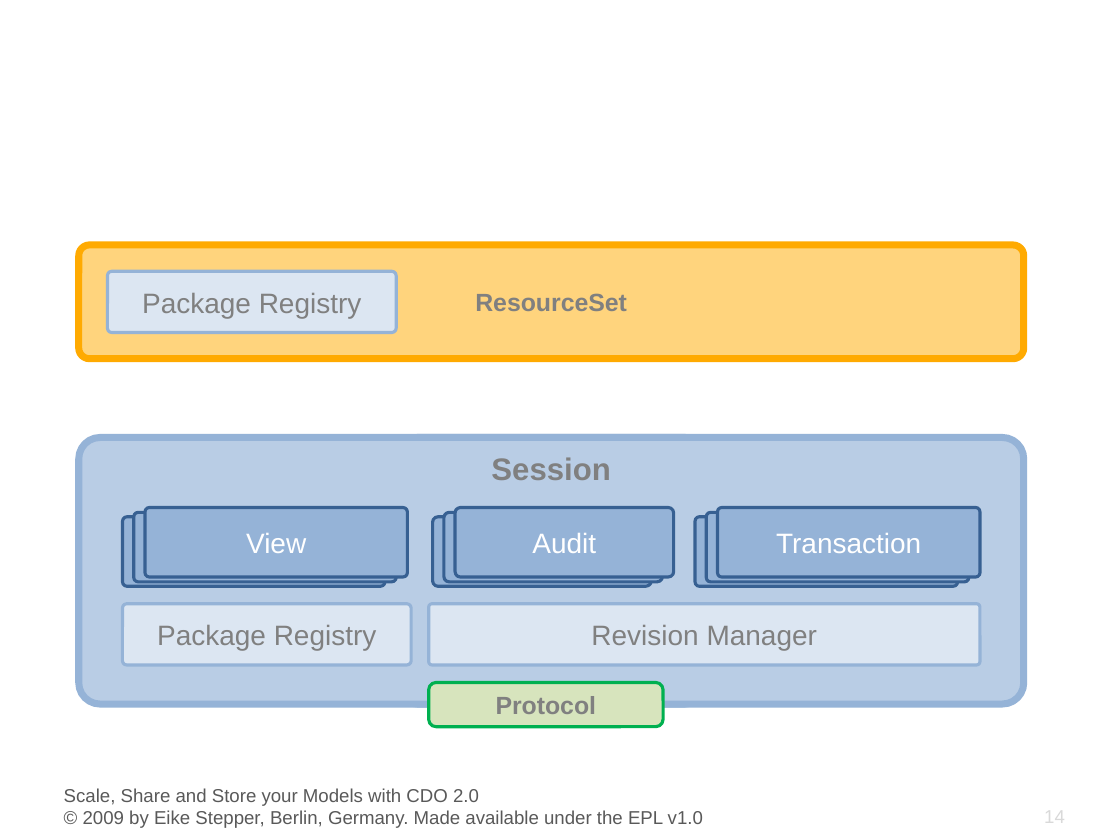
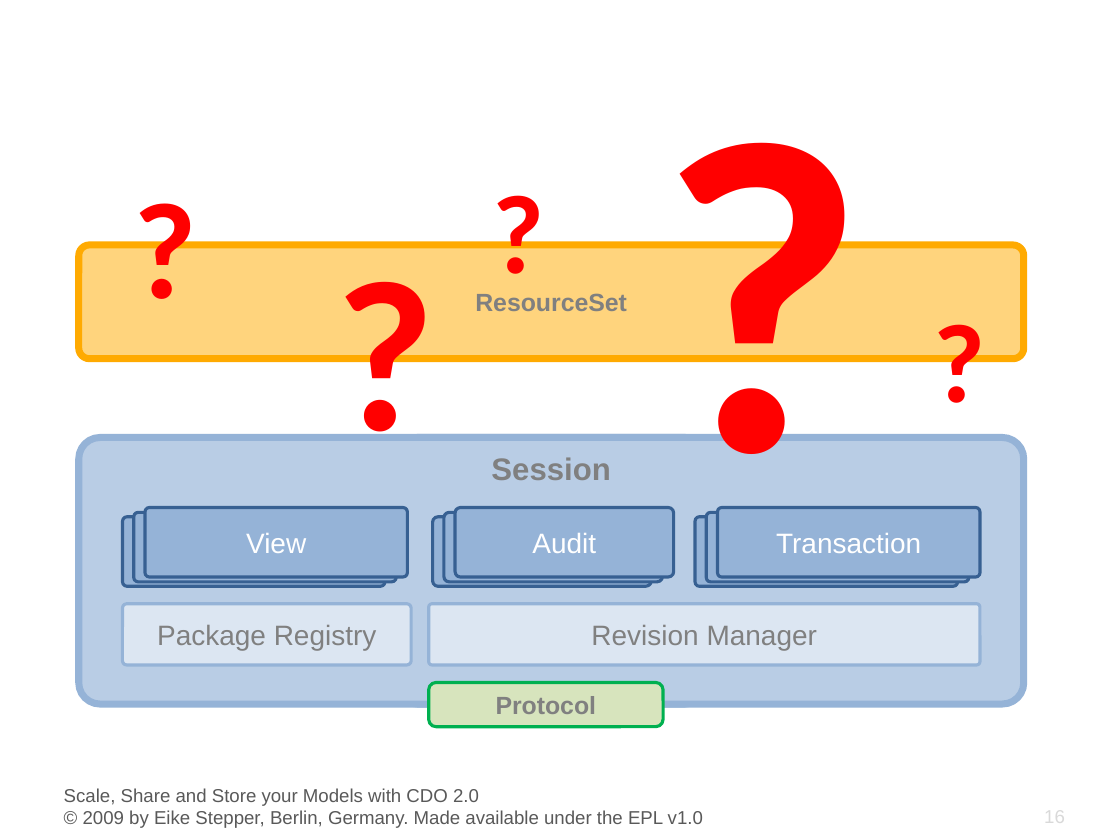
Before and after one commit to eclipse-cdo/cdo.www, a slide deck: slide 16 of documentation/presentations/EclipseCon_2009/CDO_EclipseCon_2009.pptx (slide 14 before the commit). Drawn at 1120x840 pixels with LibreOffice and Linux fonts; fonts in the diff are those of the drawing; background and template pictures are left out. Boxes give left, top, right and bottom in pixels: in the first picture for what was removed or moved away, otherwise in the second. Text is boxed around its words. In the diff, an @@ line names an element or a change of style, - is before the commit and + after.

```diff
--- a/documentation/presentations/EclipseCon_2009/CDO_EclipseCon_2009.pptx
+++ b/documentation/presentations/EclipseCon_2009/CDO_EclipseCon_2009.pptx
@@ text added at (647,0,879,552), 287 pt, text #FF0000, bold @@
+?
@@ text added at (122,157,208,334), 88 pt, text #FF0000, bold @@
+?
@@ text added at (482,157,557,304), 72 pt, text #FF0000, bold @@
+?
@@ text added at (325,209,448,480), 138 pt, text #FF0000, bold @@
+?
@@ rounded rectangle removed at (108,271,396,333) @@
-Package Registry
@@ text added at (923,286,998,432), 72 pt, text #FF0000, bold @@
+?
@@ page number at (1044,806,1065,827): text changed @@
-14
+16
```
Also in this commit, not shown: 4 other slides changed, 5 slides added.
